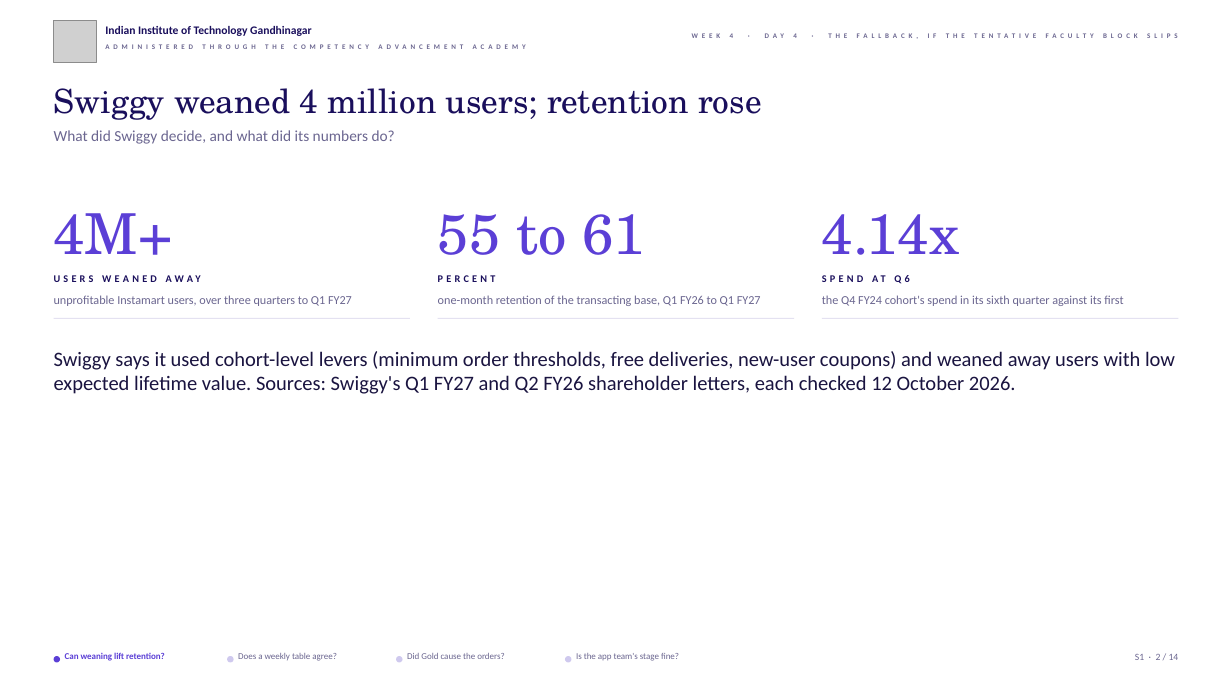
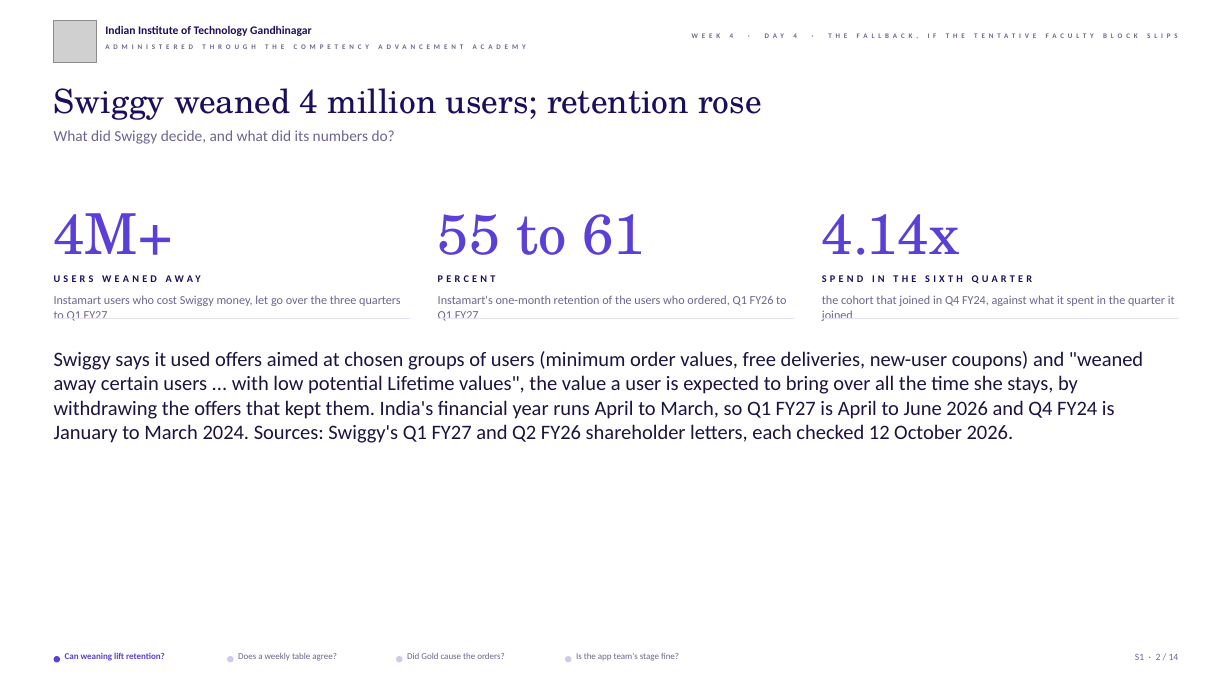
Before and after one commit to fde-academy-lab/c2-content-factory, a slide deck: slide 2 of content/W04/D4/slides/C2_W04_D04_fallback_STUDENT.pptx. Drawn at 1232x693 pixels with LibreOffice and Linux fonts; fonts in the diff are those of the drawing; grey boxes stand for pictures; background and template pictures are left out. Boxes give left, top, right and bottom in pixels: in the first picture for what was removed or moved away, otherwise in the second. Text is boxed around its words. In the diff, an @@ line names an element or a change of style, - is before the commit and + after.

```diff
--- a/content/W04/D4/slides/C2_W04_D04_fallback_STUDENT.pptx
+++ b/content/W04/D4/slides/C2_W04_D04_fallback_STUDENT.pptx
@@ text at bbox=[54, 295, 401, 321]: text changed @@
-unprofitable Instamart users, over three quarters to Q1 FY27
+Instamart users who cost Swiggy money, let go over the three quarters to Q1 FY27
@@ text at bbox=[438, 295, 786, 321]: text changed @@
-one-month retention of the transacting base, Q1 FY26 to Q1 FY27
+Instamart's one-month retention of the users who ordered, Q1 FY26 to Q1 FY27
@@ text at bbox=[822, 295, 1175, 321]: text changed @@
-the Q4 FY24 cohort's spend in its sixth quarter against its first
+the cohort that joined in Q4 FY24, against what it spent in the quarter it joined
@@ text at bbox=[822, 275, 1033, 284]: text changed @@
-SPEND AT Q6
+SPEND IN THE SIXTH QUARTER
@@ text at bbox=[54, 351, 1143, 443]: text changed @@
-Swiggy says it used cohort-level levers (minimum order thresholds, free deliveries, new-user coupons) and weaned away users with low expected lifetime value. Sources: Swiggy's Q1 FY27 and Q2 FY26 shareholder letters, each checked 12 October 2026.
+Swiggy says it used offers aimed at chosen groups of users (minimum order values, free deliveries, new-user coupons) and "weaned away certain users ... with low potential Lifetime values", the value a user is expected to bring over all the time she stays, by withdrawing the offers that kept them. India's financial year runs April to March, so Q1 FY27 is April to June 2026 and Q4 FY24 is January to March 2024. Sources: Swiggy's Q1 FY27 and Q2 FY26 shareholder letters, each checked 12 October 2026.
```
Also in this commit, not shown: 6 other slides changed, 5 other files.
